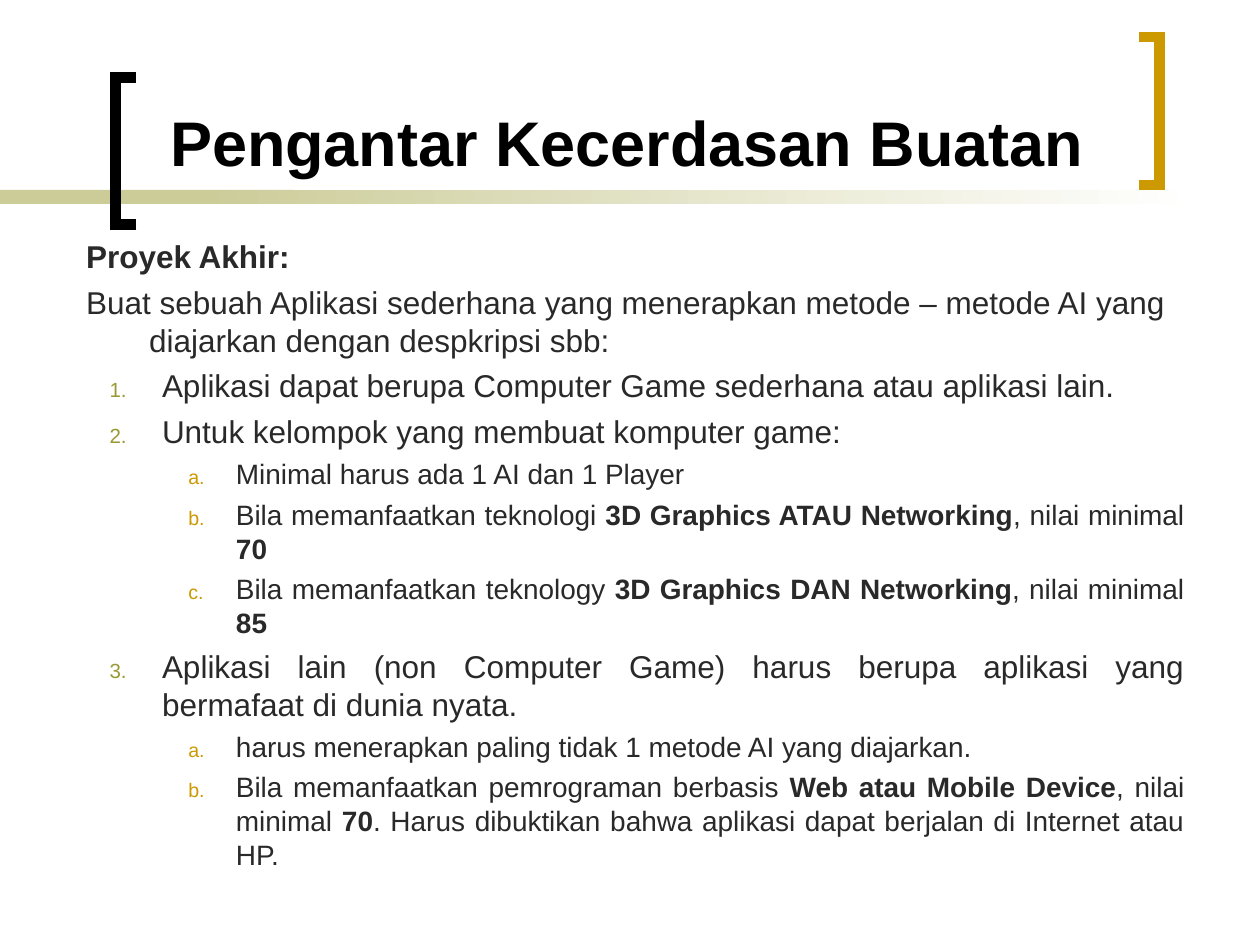
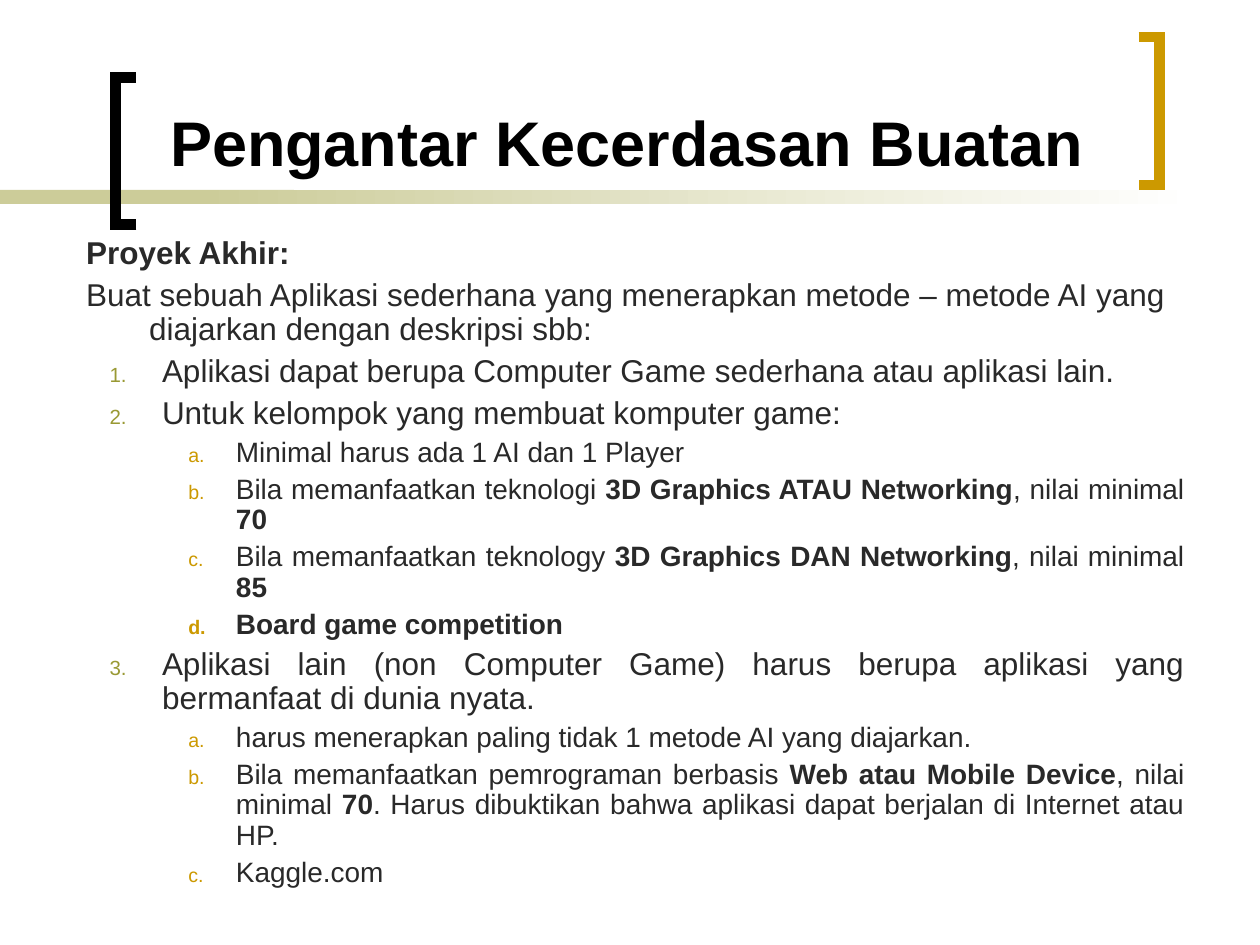
Before and after one commit to inyoot/KB, a slide deck: slide 4 of RKBM MK KB.ppt. Drawn at 1260x945 pixels with LibreOffice and Linux fonts; fonts in the diff are those of the drawing. Boxes give left, top, right and bottom in pixels: in the first picture for what was removed or moved away, otherwise in the second. Text is boxed around its words. In the diff, an @@ line names an element or a change of style, - is before the commit and + after.

Commit message:
add kelompok, fix assignment, and add baylor slide

```diff
--- a/RKBM MK KB.ppt
+++ b/RKBM MK KB.ppt
@@ text at (x1=86, y1=241, x2=1185, y2=845): line spacing 1 to 0.9 @@
@@ text at (x1=86, y1=283, x2=1164, y2=346): text changed @@
-Buat sebuah Aplikasi sederhana yang menerapkan metode – metode AI yang diajarkan dengan despkripsi sbb:
+Buat sebuah Aplikasi sederhana yang menerapkan metode – metode AI yang diajarkan dengan deskripsi sbb:
@@ text at (x1=162, y1=613, x2=1183, y2=715): text changed @@
-  3. Aplikasi lain (non Computer Game) harus berupa aplikasi yang bermafaat di dunia nyata.
+    d. Board game competition
+  3. Aplikasi lain (non Computer Game) harus berupa aplikasi yang bermanfaat di dunia nyata.
@@ text at (x1=236, y1=861, x2=383, y2=887): paragraph added @@
+    c. Kaggle.com
```
Also in this commit, not shown: 2 other slides changed, 5 other files.
